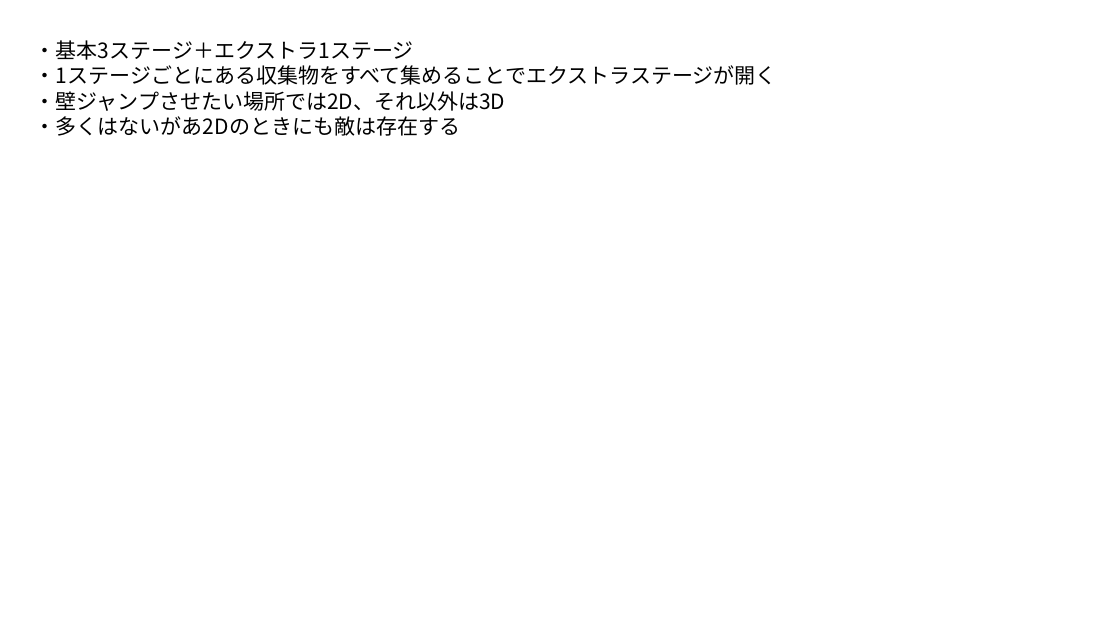
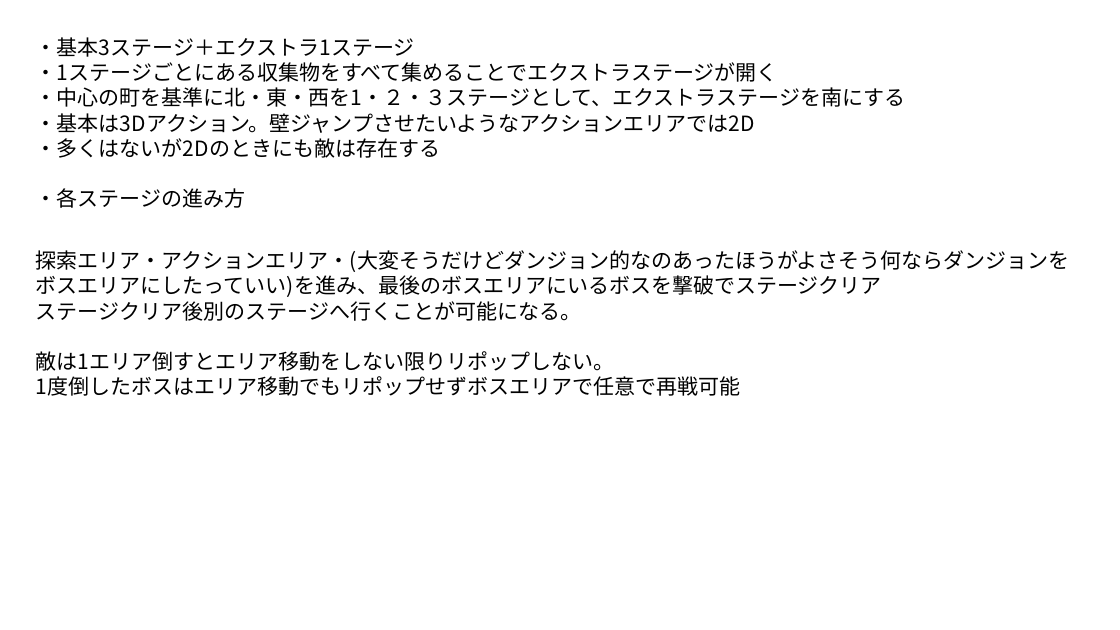
Before and after one commit to Shingo-Takenaka/Employment-work, a slide deck: slide 1 of 仕様書/ステージ.pptx. Drawn at 1120x630 pixels with LibreOffice and Linux fonts; fonts in the diff are those of the drawing. Boxes give left, top, right and bottom in pixels: in the first picture for what was removed or moved away, otherwise in the second. Text is boxed around its words. In the diff, an @@ line names an element or a change of style, - is before the commit and + after.

Commit message:
ステージの仕様書修正とか

```diff
--- a/仕様書/ステージ.pptx
+++ b/仕様書/ステージ.pptx
@@ text at box(36, 87, 905, 208): text changed @@
-・壁ジャンプさせたい場所では2D、それ以外は3D
-・多くはないがあ2Dのときにも敵は存在する
+・中心の町を基準に北・東・西を1・２・３ステージとして、エクストラステージを南にする
+・基本は3Dアクション。壁ジャンプさせたいようなアクションエリアでは2D
+・多くはないが2Dのときにも敵は存在する
+・各ステージの進み方
@@ text added at box(36, 250, 1070, 396), 18 pt, text #000000 @@
+探索エリア・アクションエリア・(大変そうだけどダンジョン的なのあったほうがよさそう何ならダンジョンをボスエリアにしたっていい)を進み、最後のボスエリアにいるボスを撃破でステージクリア
+ステージクリア後別のステージへ行くことが可能になる。
+敵は1エリア倒すとエリア移動をしない限りリポップしない。
+1度倒したボスはエリア移動でもリポップせずボスエリアで任意で再戦可能
```
Also in this commit, not shown: 9 other files.
